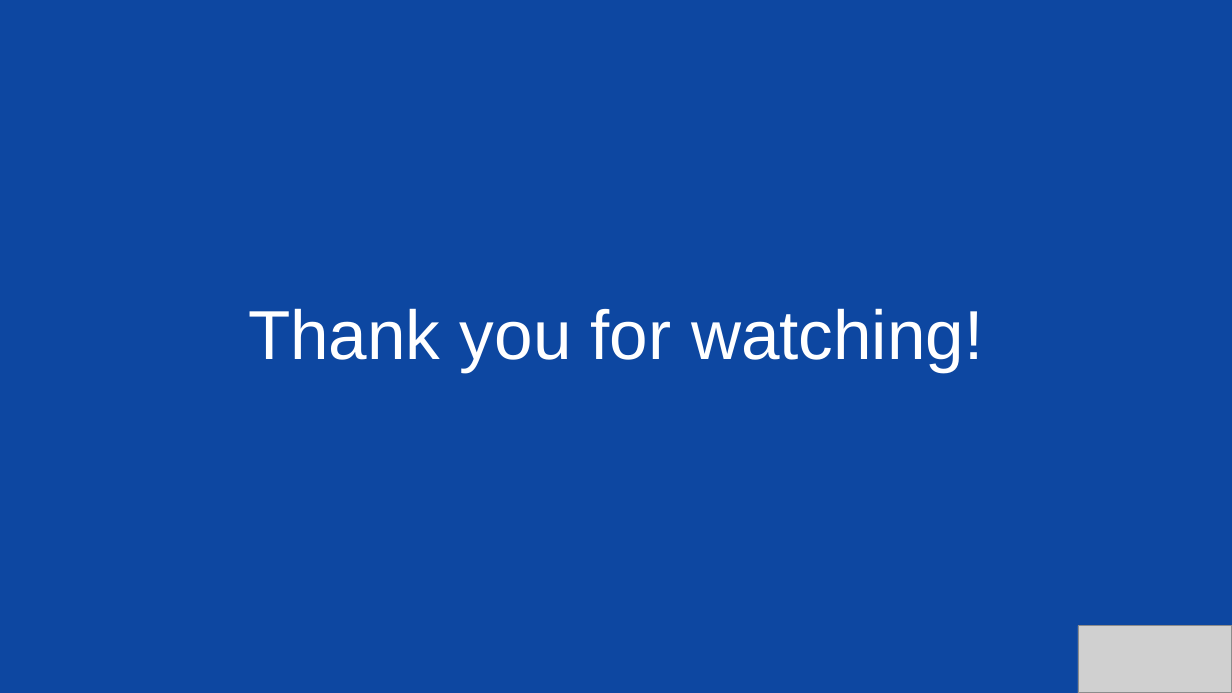
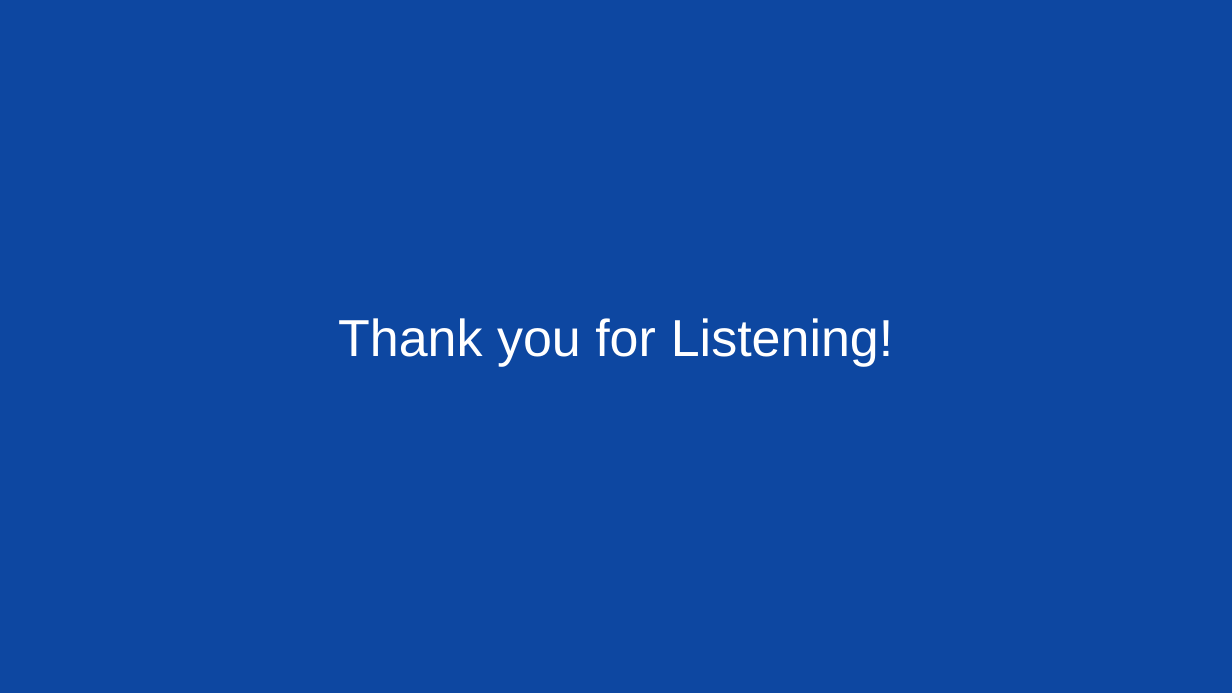
Before and after one commit to xuxiangyi541/COMP3011-Rental-Insight-API, a slide deck: slide 8 of docs/Rental_Insights_API_PPT.pptx. Drawn at 1232x693 pixels with LibreOffice and Linux fonts; fonts in the diff are those of the drawing; grey boxes stand for pictures. Boxes give left, top, right and bottom in pixels: in the first picture for what was removed or moved away, otherwise in the second. Text is boxed around its words. In the diff, an @@ line names an element or a change of style, - is before the commit and + after.

```diff
--- a/docs/Rental_Insights_API_PPT.pptx
+++ b/docs/Rental_Insights_API_PPT.pptx
@@ text at [338, 318, 893, 366]: text changed; size 54 to 40.5 pt @@
-Thank you for watching!
+Thank you for Listening!
@@ picture removed at [1079, 626, 1232, 693] @@
```
Also in this commit, not shown: 7 other slides changed, 2 other files.
